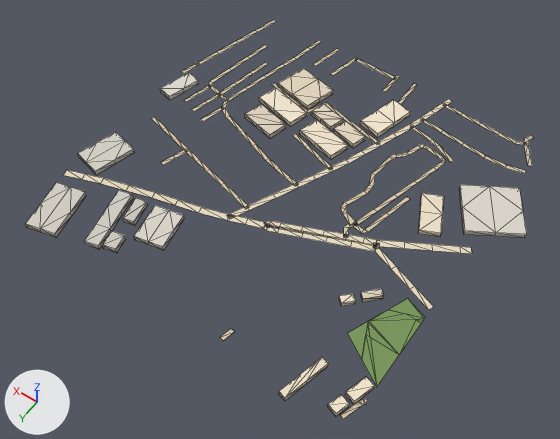
One commit to the glTF model public/assets/bengaluru-region-v1/tiles/t17_-37-l1.glb: the scene before it, then after it.
The view is the same before and after, from a camera (50 mm lens) standing at (8366.0, -17683.0, 780.0) and looking at (8732.0, -18195.0, -24.0). The axes (+X, +Y, +Z) are drawn at lower left. The lights are the same throughout. The first picture is the older version. Mesh edges are drawn as thin lines.

Script lines for the objects in view, before the commit:
```python
me_building = bpy.data.meshes.new('building')
me_building.from_pydata(...)  # 248 vertices, 327 faces; spans x -46.0..505.0, y 54.0..520.0, z 0.0..8.0
me_building.materials.append(mat_building)
me_ground = bpy.data.meshes.new('ground')
me_ground.from_pydata(...)  # 412 vertices, 336 faces; spans x -3.0..503.0, y -2.0..501.0, z 1.0
me_ground.materials.append(mat_ground)
ob_building = bpy.data.objects.new('building', me_building)
ob_building.location = (8500.0, -18500.0, 0.0)
ob_ground = bpy.data.objects.new('ground', me_ground)
ob_ground.location = (8500.0, -18500.0, 0.0)
```
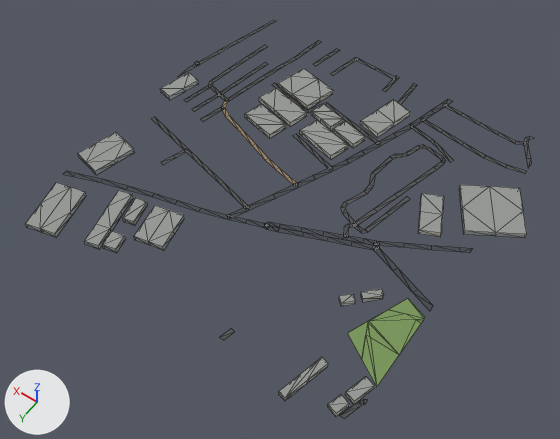
Changed parts and their boxes (x1, y1, x2, y2) in the pictures (560 x 439 px; the box of a moved part takes in the faces that stretch with it):
'ground', reshaped: before (64, 20, 533, 419); after (64, 20, 534, 418)
part 1 of me_building, recoloured: (26, 68, 527, 416) in both
part 2 of me_ground, moved or reshaped: before (263, 223, 279, 233); after (264, 225, 279, 232)
part 3 of me_ground, rebuilt: before (64, 170, 266, 228); after (64, 171, 265, 227)
part 4 of me_ground, rebuilt (12% shorter): before (279, 223, 376, 246); after (279, 224, 377, 244)
part 5 of me_ground, rebuilt (13% shorter): before (376, 240, 472, 254); after (376, 241, 473, 253)
part 6 of me_ground, rebuilt (8% shorter): before (278, 227, 377, 252); after (278, 228, 377, 251)
part 7 of me_ground, rebuilt: before (264, 221, 280, 228); after (264, 222, 280, 228)
part 8 of me_ground, moved or reshaped: before (182, 20, 533, 174); after (178, 20, 534, 174)
part 9 of me_ground, moved or reshaped: before (343, 212, 434, 310); after (343, 212, 433, 311)
part 10 of me_ground, moved or reshaped: before (220, 329, 367, 419); after (219, 329, 368, 418)
part 11 of me_ground, recoloured: (151, 20, 532, 418) in both

What changed in the scene script:
```text
Change me_building:
    used by ob_building; location = (8500.0, -18500.0, 0.0)
    remove me_building.from_pydata(...)  # 248 vertices, 327 faces; spans x -46.0..505.0, y 54.0..520.0, z 0.0..8.0
    add me_building.from_pydata(...)  # 248 vertices, 406 faces; spans x -46.0..505.0, y 54.0..520.0, z 0.0..8.0
    me_building part 1: 327 kept faces spanning x -46.0..505.0, y 54.0..520.0, z 0.0..8.0 get new vertex colours
    edits to the shape of me_building do not show in these pictures
Change me_ground:
    used by ob_ground; location = (8500.0, -18500.0, 0.0)
    remove me_ground.from_pydata(...)  # 412 vertices, 336 faces; spans x -3.0..503.0, y -2.0..501.0, z 1.0
    add me_ground.from_pydata(...)  # 415 vertices, 339 faces; spans x 0.0..500.0, y 0.0..500.0, z 1.0
    me_ground part 2: the loose piece of 6 vertices spanning x 210.0..231.0, y 331.0..346.0, z 1.0 is scaled about its middle by (0.99, 0.749, 1)
    me_ground part 3: the loose piece of 20 vertices spanning x 228.0..502.0, y 336.0..428.0, z 1.0 is rebuilt with 20 vertices and now spans x 229.0..500.0, y 337.0..427.0, z 1.0
    me_ground part 4: the loose piece of 12 vertices spanning x 100.0..217.0, y 277.0..334.0, z 1.0 is rebuilt with 12 vertices and now spans x 100.0..216.0, y 279.0..333.0, z 1.0
    me_ground part 5: the loose piece of 10 vertices spanning x -2.0..104.0, y 220.0..286.0, z 1.0 is rebuilt with 10 vertices and now spans x 0.0..103.0, y 220.0..285.0, z 1.0
    me_ground part 6: the loose piece of 10 vertices spanning x 95.0..214.0, y 285.0..341.0, z 1.0 is rebuilt with 10 vertices and now spans x 96.0..213.0, y 287.0..339.0, z 1.0
    me_ground part 7: the loose piece of 6 vertices spanning x 213.0..234.0, y 325.0..343.0, z 1.0 is rebuilt with 6 vertices and now spans x 213.0..233.0, y 327.0..342.0, z 1.0
    me_ground part 8: 23 vertices moved from x -3.0..503.0, y -1.0..186.0, z 1.0 to x 0.0..500.0, y 0.0..187.0, z 1.0; 5 vertices removed from x 23.0..501.0, y -2.0..180.0, z 1.0; 7 vertices added at x 17.0..500.0, y 0.0..193.0, z 1.0
    me_ground part 9: 8 vertices moved from x 63.0..148.0, y 270.0..306.0, z 1.0 to x 61.0..148.0, y 273.0..307.0, z 1.0; 4 vertices removed from x -1.0..34.0, y 310.0..330.0, z 1.0; 4 vertices added at x 0.0..29.0, y 312.0..331.0, z 1.0
    me_ground part 10: 6 vertices moved from x -1.0..177.0, y 467.0..501.0, z 1.0 to x 0.0..177.0, y 467.0..500.0, z 1.0; 1 vertex added at x 0.0, y 467.0, z 1.0
    me_ground part 11: 250 kept faces spanning x 0.0..500.0, y 0.0..500.0, z 1.0 get new vertex colours; the middle colour goes from beige #d7c9ae to dark grey #535556
```
